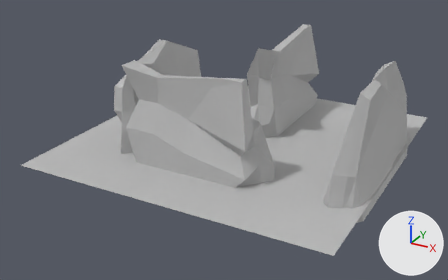
The FBX model Assets/Meshes/Q8.fbx: old version first, new version second.
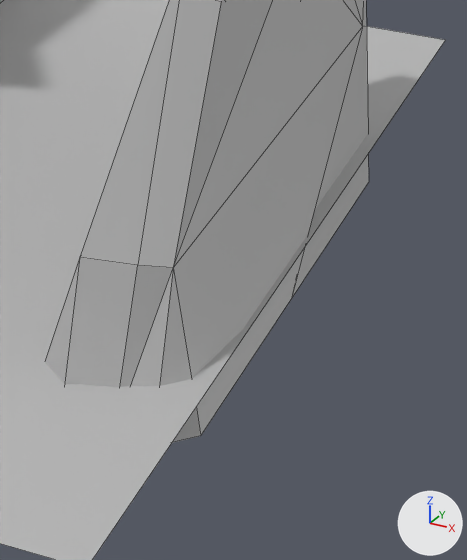
The first picture shows the older version from a camera (50 mm lens) standing at (-1.08, -13.56, 6.65) and looking at (-8.22, -0.59, 0.16). The close-ups show both versions on the part from 69% to 97% of the width and 38% to 91% of the height of that picture; other places that the commit changed are outside them. The lights are fixed; the arrows at lower right show +X, +Y and +Z. The close-ups show mesh edges as thin lines. Where no turn or scale is listed for an object, it has been applied to the vertices.

Script lines for the objects in view, before the commit:
```python
me_mesh = bpy.data.meshes.new('Mesh')
me_mesh.from_pydata([(-4.0, -4.0, 0.0), (4.0, -4.0, 0.0), (-4.0, 4.0, 0.0), (4.0, 4.0, 0.0)], [], [(0, 1, 3, 2)])
me_mesh.materials.append(mat_lambert1)  # grey #bcbcbc
me_mesh_001 = bpy.data.meshes.new('Mesh.001')
me_mesh_001.from_pydata(...)  # 30 vertices, 33 faces; spans x -0.47..0.47, y -2.38..2.38, z -1.4..1.4
me_mesh_001.materials.append(mat_lambert1)  # grey #bcbcbc
ob_floor1 = bpy.data.objects.new('Floor1', me_mesh)
ob_floor1.location = (-8.0, 0.0, 0.0)
ob_wall_013 = bpy.data.objects.new('wall_013', me_mesh_001)
ob_wall_013.location = (-4.5, 0.0, 1.06)
```
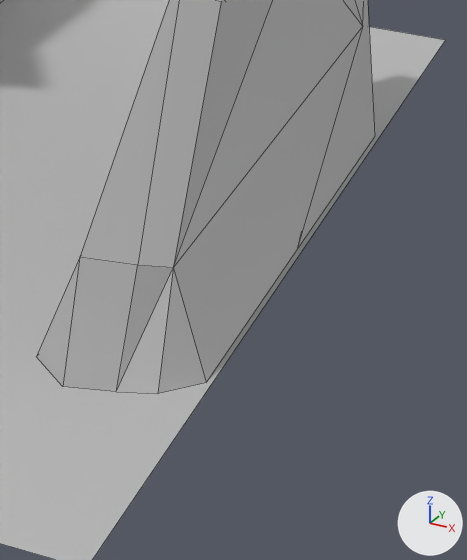
Where the newer file only moved an object's origin or applied its transform, the numbers keep the older frame.

Location of each change, [x1, y1, x2, y2] in pixels of the close-ups (467 x 560 px):
```json
{"object": "wall_013", "change": "reshaped", "before": [45, 0, 369, 443], "after": [36, 0, 375, 394]}
```

The change, as JSON lines over the scene's bpy script:
```json
{"block": "me_mesh_001", "where": "me_mesh_001.from_pydata(...)  # 30 vertices, 33 faces; spans x -0.47..0.47, y -2.38..2.38, z -1.4..1.4"}
{"block": "me_mesh_001", "where": "# used by ob_wall_013; location = (-4.5, 0.0, 1.06)"}
{"block": "me_mesh_001", "change": "me_mesh_001 part 1: all 10 vertices in x -0.47..0.47, y -2.38..2.2, z -1.4..-1.31 are scaled about their middle by (1, 1, -6.91e-05), then moved by (0.0, 0.0, 0.3)"}
```
